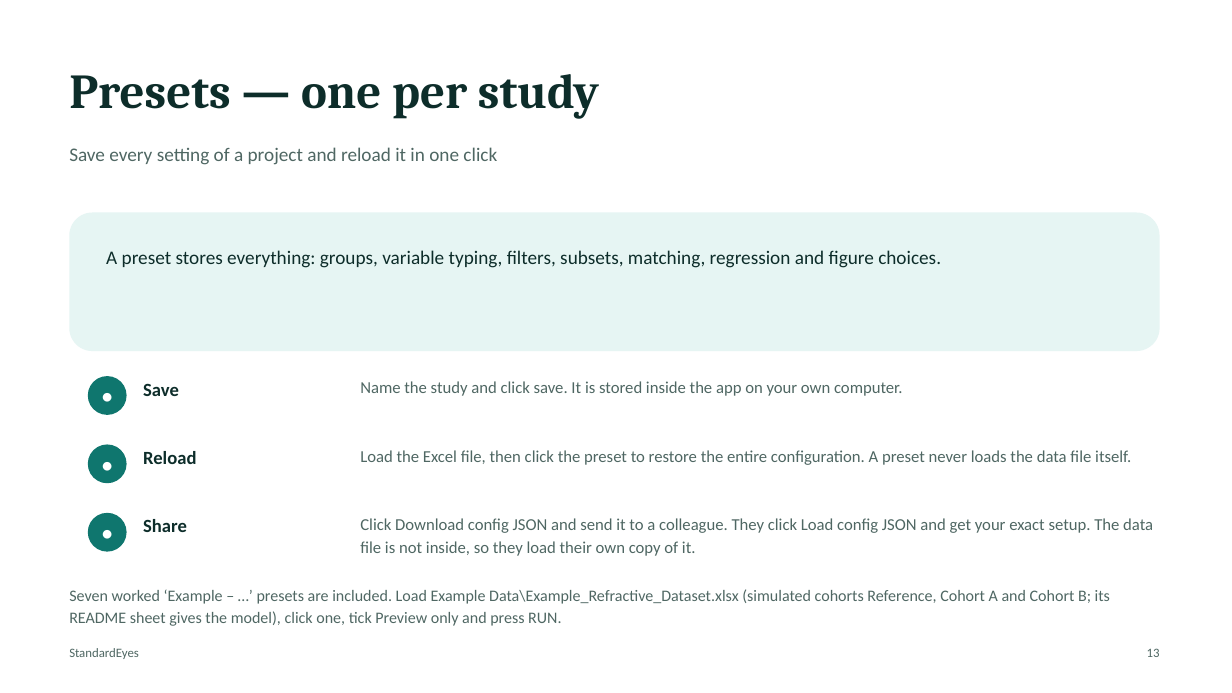
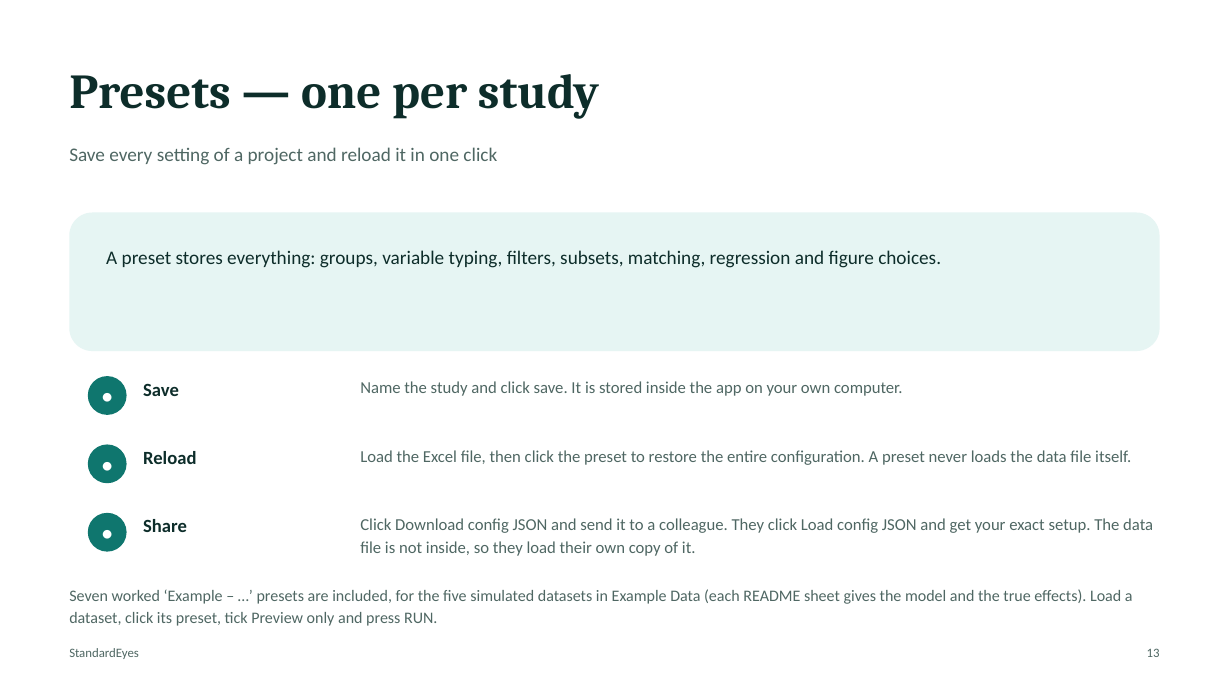
Before and after one commit to StandardEyes/standardeyes.github.io, a slide deck: slide 13 of User Manual - StandardEyes.pptx. Drawn at 1232x693 pixels with LibreOffice and Linux fonts; fonts in the diff are those of the drawing. Boxes give left, top, right and bottom in pixels: in the first picture for what was removed or moved away, otherwise in the second. Text is boxed around its words. In the diff, an @@ line names an element or a change of style, - is before the commit and + after.

```diff
--- a/User Manual - StandardEyes.pptx
+++ b/User Manual - StandardEyes.pptx
@@ text at (69, 589, 1133, 626): text changed @@
-Seven worked ‘Example – …’ presets are included. Load Example Data\Example_Refractive_Dataset.xlsx (simulated cohorts Reference, Cohort A and Cohort B; its README sheet gives the model), click one, tick Preview only and press RUN.
+Seven worked ‘Example – …’ presets are included, for the five simulated datasets in Example Data (each README sheet gives the model and the true effects). Load a dataset, click its preset, tick Preview only and press RUN.
```
Also in this commit, not shown: 4 other slides changed, 42 other files.
